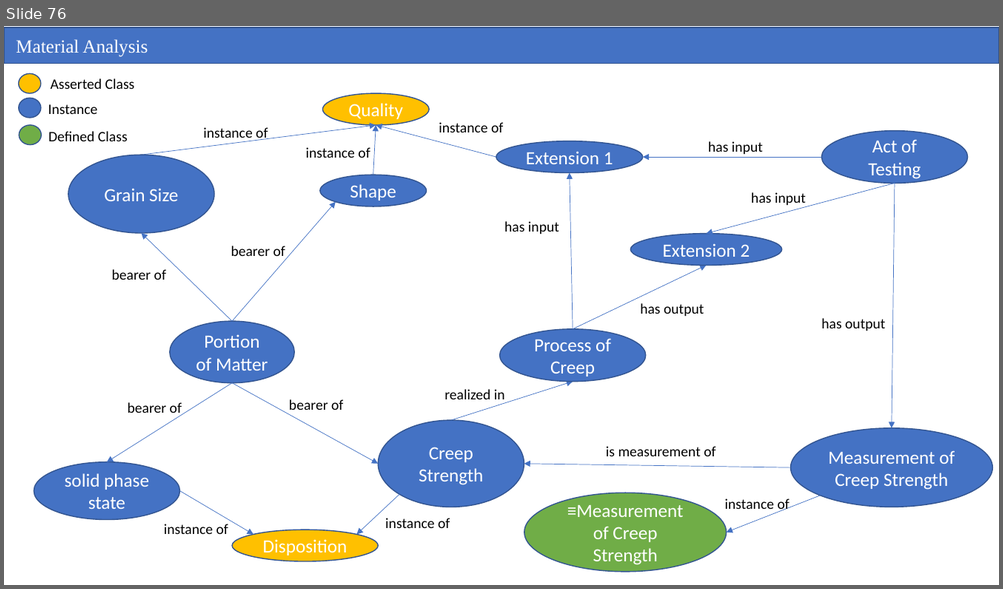
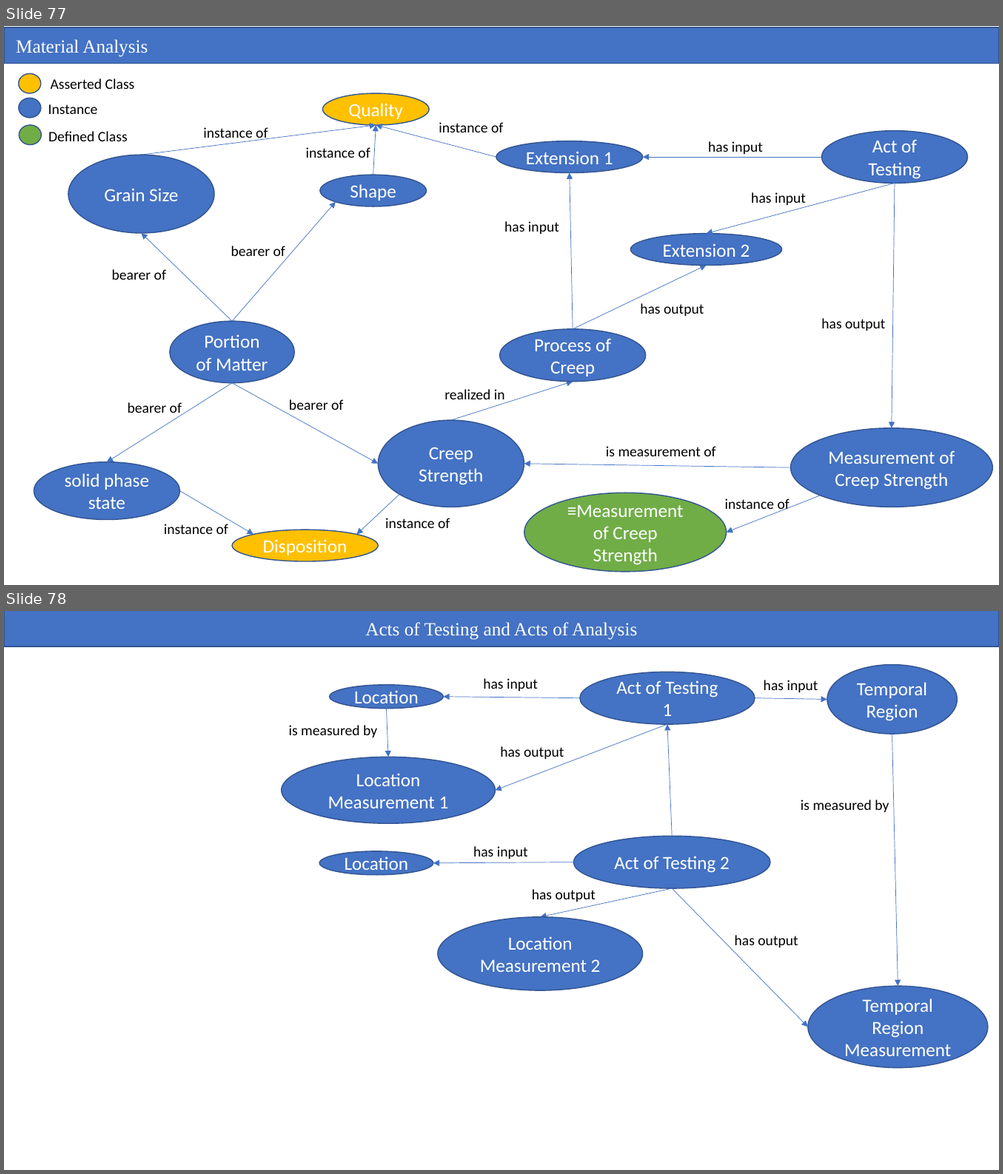
Before and after one commit to NCOR-US/CHAMP, a slide deck: NIST IOF Presentation 4.24.18.pptx. Shown one above the other, each under a label of ours: slide 76 before the commit, slides 77 and 78 after it. The pictures are 1003x589 and 1003x1174 pixels, drawn with LibreOffice and Linux fonts; fonts in the diff are those of the drawing. Boxes give left, top, right and bottom in pixels: in the first picture for what was removed or moved away, otherwise in the second. Text is boxed around its words. In the diff, an @@ line names an element or a change of style, - is before the commit and + after.

```diff
--- a/NIST IOF Presentation 4.24.18.pptx
+++ b/NIST IOF Presentation 4.24.18.pptx
@@ slide 78 added at [4, 611, 999, 1170], background #FFFFFF @@
@@ rectangle added at [4, 611, 999, 646], fill #4472C4, outline #325491 1 pt, 18 pt, text #FFFFFF @@
+Acts of Testing and Acts of Analysis
@@ ellipse added at [580, 672, 754, 724], fill #4472C4, outline #325491 1 pt, 18 pt, text #FFFFFF @@
+Act of Testing 1
@@ ellipse added at [827, 665, 957, 734], fill #4472C4, outline #325491 1 pt, 18 pt, text #FFFFFF @@
+Temporal Region
@@ ellipse added at [330, 685, 443, 709], fill #4472C4, outline #325491 1 pt, 18 pt, text #FFFFFF @@
+Location
@@ arrow added from (580, 698) to (444, 697), #4472C4 0.5 pt @@
@@ text added at [483, 678, 538, 691], 14 pt, text #000000 @@
+has input
@@ arrow added from (754, 698) to (827, 699), #4472C4 0.5 pt @@
@@ text added at [763, 680, 818, 692], 14 pt, text #000000 @@
+has input
@@ arrow added from (386, 709) to (388, 758), #4472C4 0.5 pt @@
@@ text added at [289, 725, 377, 738], 14 pt, text #000000 @@
+is measured by
@@ arrow added from (667, 724) to (495, 790), #4472C4 0.5 pt @@
@@ arrow added from (671, 836) to (667, 724), #4472C4 0.5 pt @@
@@ arrow added from (892, 734) to (898, 986), #4472C4 0.5 pt @@
@@ ellipse added at [282, 758, 495, 823], fill #4472C4, outline #325491 1 pt, 18 pt, text #FFFFFF @@
+Location Measurement 1
@@ text added at [500, 746, 563, 759], 14 pt, text #000000 @@
+has output
@@ text added at [800, 800, 888, 812], 14 pt, text #000000 @@
+is measured by
@@ ellipse added at [319, 851, 433, 875], fill #4472C4, outline #325491 1 pt, 18 pt, text #FFFFFF @@
+Location
@@ text added at [473, 846, 528, 859], 14 pt, text #000000 @@
+has input
@@ ellipse added at [573, 836, 770, 889], fill #4472C4, outline #325491 1 pt, 18 pt, text #FFFFFF @@
+Act of Testing 2
@@ arrow added from (573, 863) to (433, 863), #4472C4 0.5 pt @@
@@ text added at [532, 889, 595, 902], 14 pt, text #000000 @@
+has output
@@ arrow added from (671, 889) to (540, 917), #4472C4 0.5 pt @@
@@ arrow added from (671, 889) to (808, 1028), #4472C4 0.5 pt @@
@@ ellipse added at [438, 917, 643, 991], fill #4472C4, outline #325491 1 pt, 18 pt, text #FFFFFF @@
+Location Measurement 2
@@ text added at [734, 935, 797, 948], 14 pt, text #000000 @@
+has output
@@ ellipse added at [808, 986, 987, 1068], fill #4472C4, outline #325491 1 pt, 18 pt, text #FFFFFF @@
+Temporal Region Measurement
@@ what was slide 76 is now slide 77 @@
```
Also in this commit, not shown: 4 slides changed, 3 other slides added.
